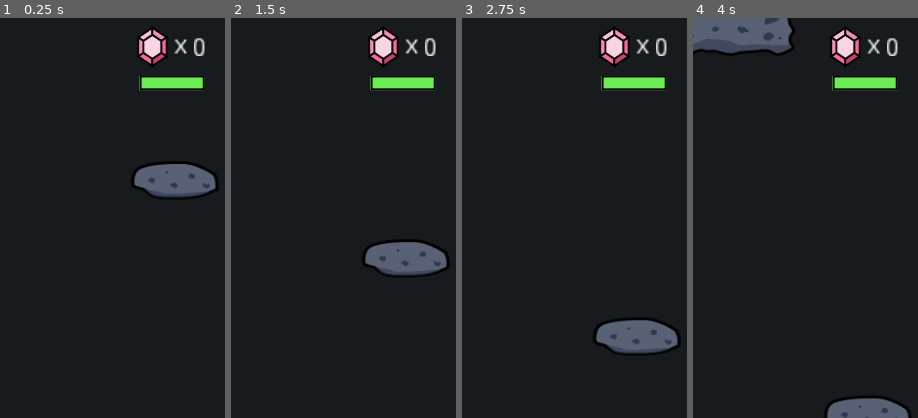
Above: before the commit, frames 1-4 (left to right).
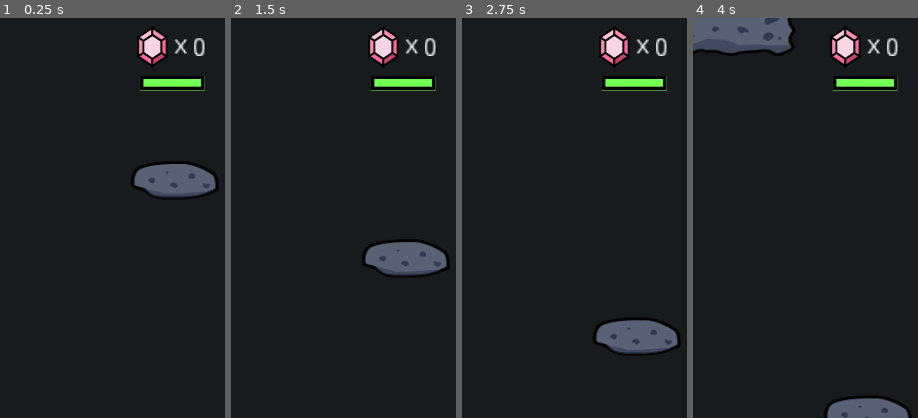
Above: after the commit, the same moments.

Repository: anyu/space-escape
Game: Godot game, scene res://scenes/World.tscn
Two runs of this game, one before a commit and one after it. Both use one fixed random seed, a clock stepped at 60 frames per second and the inputs below.
Inputs:
- Up to frame 1 (0.25 s): no input
- Up to frame 2 (1.5 s): hold D (move_right) from 0.53 s (still down); tap Space (jump) at 0.77 s
- Up to frame 3 (2.75 s): tap Space (jump) at 1.52 s; release D (move_right) at 2.03 s; hold A (move_left) from 2.03 s (still down)
- Up to frame 4 (4 s): release A (move_left) at 2.78 s; hold D (move_right) from 2.78 s (still down); tap Space (jump) at 3.02, 3.77 s
The pictures show only the part of the screen within x 50-100%, y 0-50%; the shares and areas given below are measured in that part.

The runs differ from the first frame. In frame 1, 0.5% of the frame differs, in the area x 61-92%, y 14-19%; in frame 2, 0.5%; in frame 3, 0.5%; in frame 4, 0.5%.

Commit message:
tweak pbar; change color if low

Diff:
--- a/scenes/World.tscn
+++ b/scenes/World.tscn
@@ -77,6 +77,7 @@
 margin_right = 680.0
 margin_bottom = 45.0
 rect_scale = Vector2( 2.94348, 2.94348 )
+bbcode_text = "0"
 text = "0"
 script = ExtResource( 16 )
 
@@ -95,7 +96,7 @@
 texture_progress = ExtResource( 18 )
 tint_under = Color( 0.109804, 0.109804, 0.109804, 1 )
 tint_over = Color( 0, 0, 0, 1 )
-tint_progress = Color( 0.415686, 0.92549, 0.32549, 1 )
+tint_progress = Color( 0.454902, 1, 0.329412, 1 )
 nine_patch_stretch = true
 
 [node name="StartTimer" type="Timer" parent="."]
--- a/scripts/Player.gd
+++ b/scripts/Player.gd
@@ -83,7 +83,12 @@
 
 func lose_health():
 	current_hp -= DAMAGE_STEP
-	hbar.value = int((float(current_hp)/MAX_HP) * 100)
+	var percentage_hp = int((float(current_hp)/MAX_HP) * 100)
+	hbar.value = percentage_hp
+	if percentage_hp > MAX_HP/4:
+		hbar.set_tint_progress("74ff54") # green
+	else:
+		hbar.set_tint_progress("ff0049") # red
 	if hbar.value == 0:
 		die()
 
Binary file changed: images/health_bar_over.png
Binary file changed: images/health_bar_progress.png
Not shown, added: images/astro_player_spritesheet.ai
